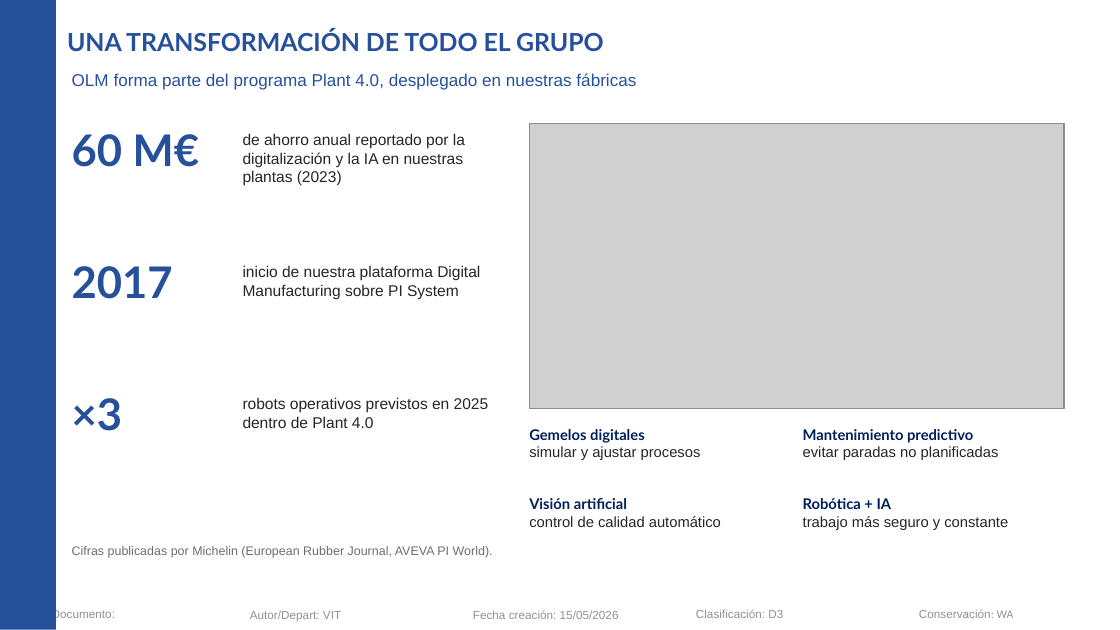
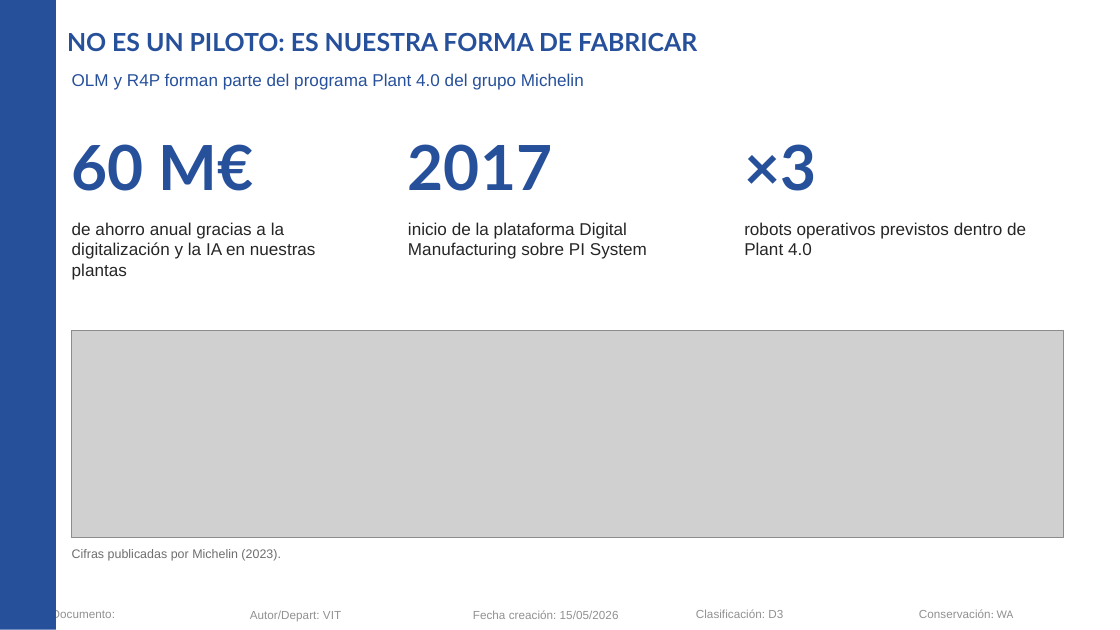
Before and after one commit to Asierenux/blank-app, a slide deck: slide 5 of presentaciones/Michelin_Hyundai_Fabricacion_Digital_ES.pptx (slide 6 before the commit). Drawn at 1120x630 pixels with LibreOffice and Linux fonts; fonts in the diff are those of the drawing; grey boxes stand for pictures; background and template pictures are left out. Boxes give left, top, right and bottom in pixels: in the first picture for what was removed or moved away, otherwise in the second. Text is boxed around its words. In the diff, an @@ line names an element or a change of style, - is before the commit and + after.

```diff
--- a/presentaciones/Michelin_Hyundai_Fabricacion_Digital_ES.pptx
+++ b/presentaciones/Michelin_Hyundai_Fabricacion_Digital_ES.pptx
@@ title at [67, 33, 697, 51]: text changed @@
-UNA TRANSFORMACIÓN DE TODO EL GRUPO
+NO ES UN PILOTO: ES NUESTRA FORMA DE FABRICAR
@@ text at [72, 73, 584, 90]: text changed @@
-OLM forma parte del programa Plant 4.0, desplegado en nuestras fábricas
+OLM y R4P forman parte del programa Plant 4.0 del grupo Michelin
@@ text "2017": place and size @@
-text "2017" at [72, 266, 173, 299]
+text "2017" at [408, 144, 552, 191]
@@ size 28 to 40 pt in 3 elements at [72, 144, 254, 191], [408, 144, 552, 191], [744, 144, 816, 191] @@
@@ text "×3": place and size @@
-text "×3" at [72, 398, 122, 431]
+text "×3" at [744, 144, 816, 191]
@@ text at [72, 222, 316, 280]: text changed; size 10 to 11 pt @@
-de ahorro anual reportado por la digitalización y la IA en nuestras plantas (2023)
+de ahorro anual gracias a la digitalización y la IA en nuestras plantas
@@ text at [408, 222, 647, 259]: text changed; size 10 to 11 pt @@
-inicio de nuestra plataforma Digital Manufacturing sobre PI System
+inicio de la plataforma Digital Manufacturing sobre PI System
@@ text at [744, 222, 1026, 255]: text changed; size 10 to 11 pt @@
-robots operativos previstos en 2025 dentro de Plant 4.0
+robots operativos previstos dentro de Plant 4.0
@@ picture: place and size @@
-picture at [530, 123, 1064, 409]
+picture at [72, 330, 1064, 538]
@@ text removed at [529, 429, 701, 460] @@
-Gemelos digitales
-simular y ajustar procesos
@@ text removed at [803, 429, 999, 460] @@
-Mantenimiento predictivo
-evitar paradas no planificadas
@@ text removed at [529, 498, 721, 527] @@
-Visión artificial
-control de calidad automático
@@ text removed at [803, 498, 1008, 530] @@
-Robótica + IA
-trabajo más seguro y constante
@@ text at [72, 549, 281, 561]: text changed @@
-Cifras publicadas por Michelin (European Rubber Journal, AVEVA PI World).
+Cifras publicadas por Michelin (2023).
```
Also in this commit, not shown: 3 other slides changed, 15 slides added, 15 slides removed.
